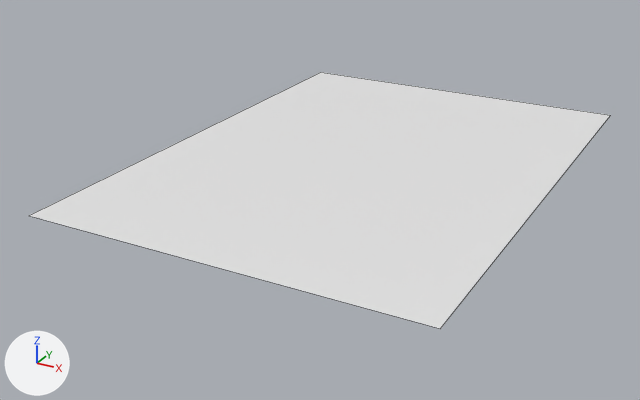
An edit to the Blender file Assets/3DModels/Card.blend, drawn before and after from the same camera.
Before and after are seen from a 50 mm lens placed at (1.93, -3.96, 1.69), pointed at (-0.15, -0.18, -0.2). The axes (+X, +Y, +Z) are drawn at lower left. The lights are the same throughout. Mesh edges are drawn as thin lines.
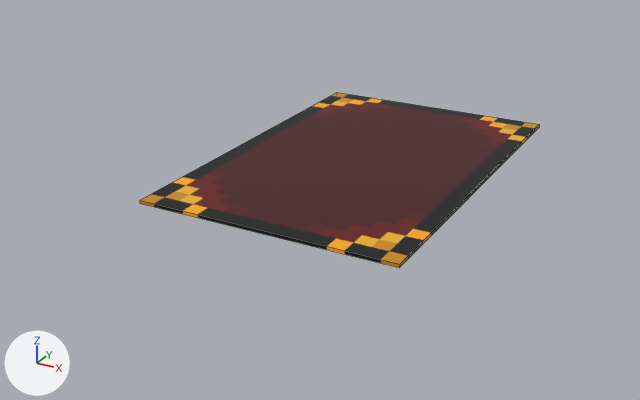
Commit message: Added the image to the card in blender

Where the change shows, as pixel boxes [x1, y1, x2, y2] in the pictures (640 x 400 px):
'Plane', reshaped, rescaled (31% narrower, 32% shorter): before [29, 72, 610, 329]; after [140, 93, 539, 268]
part 1 of me_plane, built on (black): after [140, 125, 539, 268]
part 2 of me_plane, recoloured (white to brown): before [29, 72, 610, 329]; after [141, 93, 539, 264]

The change in detail:
Picture 'card background-1.png.png' (img_card_background_1_png_png) is new.
Material 'Material.002' (mat_material_002) is new.
Its texture is img_card_background_1_png_png.
me_plane is used by ob_plane; location (0.0, 0.0, 0.0); scale (1.0, 1.38, 1.0).
Verts and faces of me_plane; kept vertices keep their numbers, new ones are numbered from 4.
Before the commit, vertices of me_plane: 0 (-1.0, -1.0, 0.0) at pixel (28, 215), 1 (1.0, -1.0, 0.0) at pixel (440, 328), 2 (-1.0, 1.0, 0.0) at pixel (320, 72), 3 (1.0, 1.0, 0.0) at pixel (610, 115).
me_plane had 4 vertices, 1 face and spanned x -1.0..1.0, y -1.0..1.0, z 0.0.
me_plane now has 8 vertices, 6 faces and spans x -1.0..1.0, y -1.0..1.0, z -0.02..0.0.
Part 1, on me_plane:
Faces deleted: (0, 1, 3, 2).
New vertices 4 to 7 stand at vertices 0 to 3, in that order, plus (0.0, 0.0, -0.02).
New faces: (0, 2, 3, 1), (4, 5, 7, 6), (0, 4, 6, 2), (2, 6, 7, 3), (0, 1, 5, 4), (1, 3, 7, 5).
me_plane part 2: 1 face spanning x -1.0..1.0, y -1.0..1.0, z 0.0 switches from no material to mat_material_002 (picture img_card_background_1_png_png).
me_plane now uses material mat_material_002 (picture img_card_background_1_png_png).
Object 'Plane' (ob_plane) is rescaled from (1.0, 1.38, 1.0) to (0.671, 1.0, 1.0).
